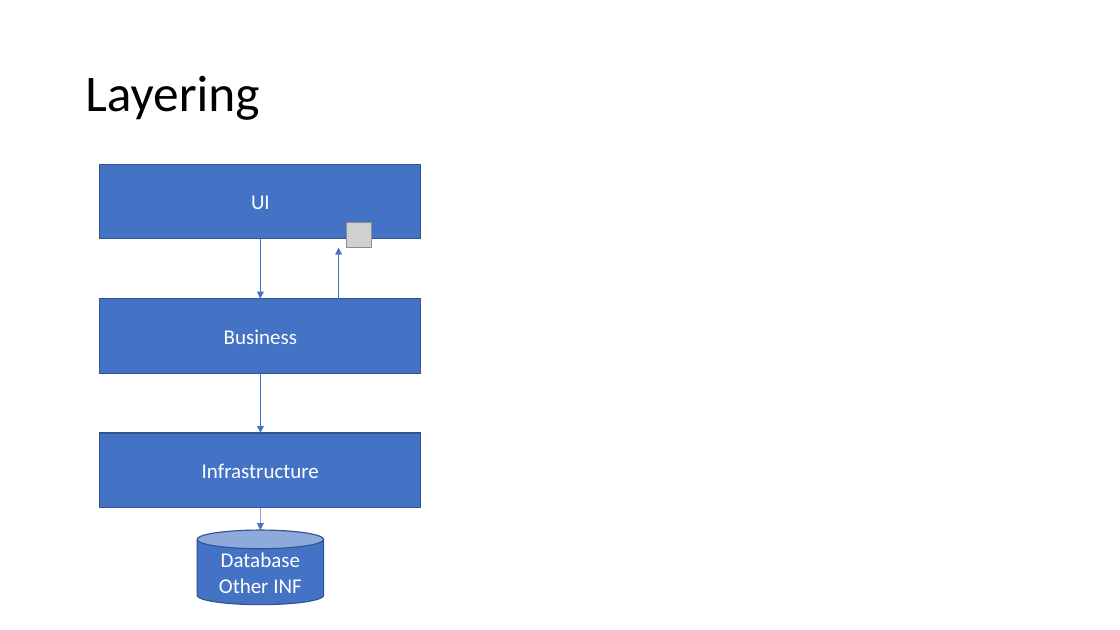
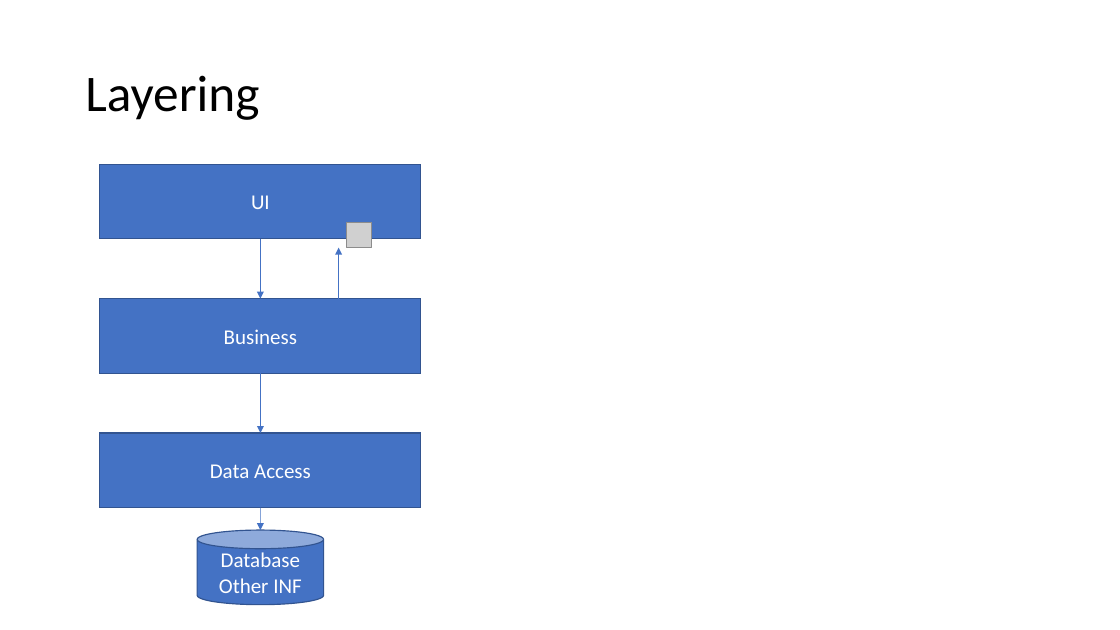
Before and after one commit to feanz/Presentations, a slide deck: slide 5 of Clean Architecture/Clean Architecture.pptx (slide 7 before the commit). Drawn at 1120x630 pixels with LibreOffice and Linux fonts; fonts in the diff are those of the drawing; grey boxes stand for pictures. Boxes give left, top, right and bottom in pixels: in the first picture for what was removed or moved away, otherwise in the second. Text is boxed around its words. In the diff, an @@ line names an element or a change of style, - is before the commit and + after.

```diff
--- a/Clean Architecture/Clean Architecture.pptx
+++ b/Clean Architecture/Clean Architecture.pptx
@@ text in rectangle at box(210, 464, 311, 478): text changed @@
-Infrastructure
+Data Access
```
Also in this commit, not shown: 4 other slides changed, 30 slides added, 4 slides removed.
